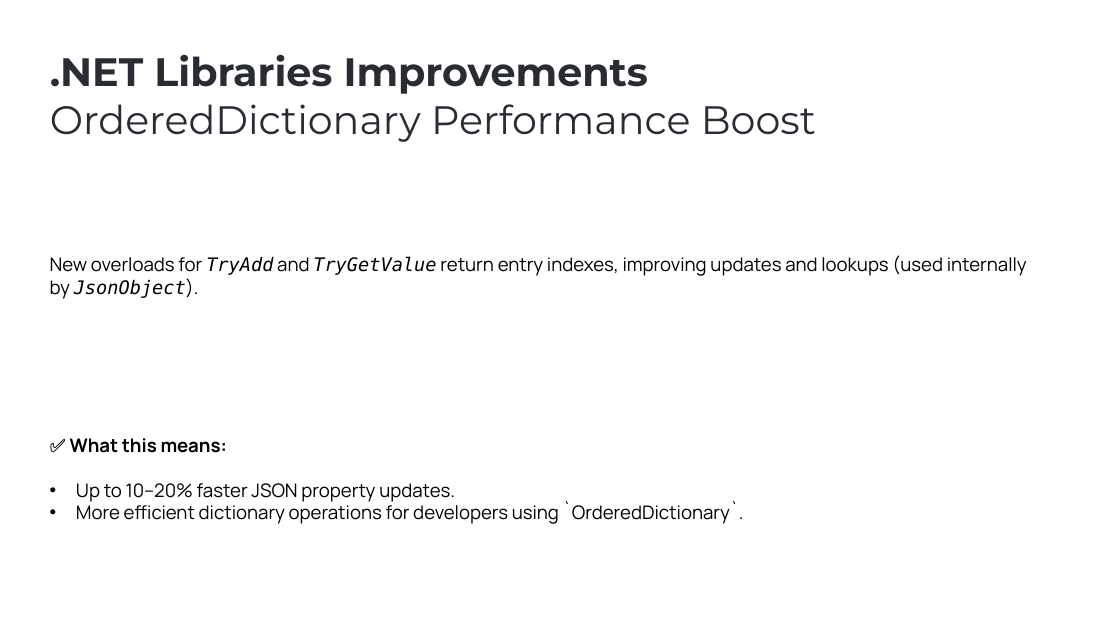
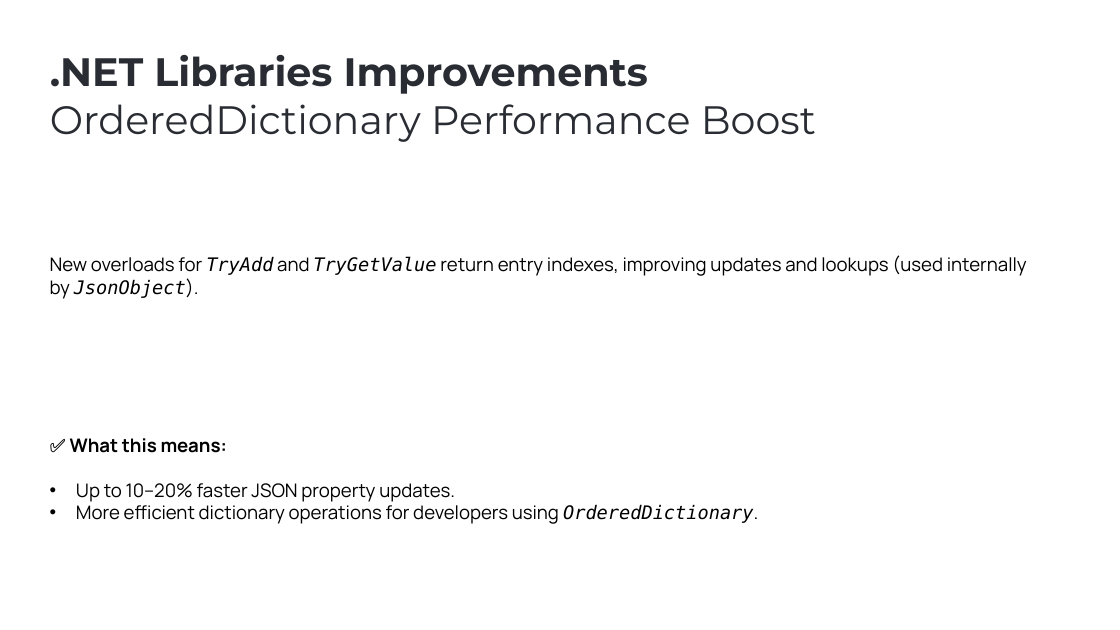
Before and after one commit to ebicoglu/presentations, a slide deck: slide 11 of abp-community-talks-2025.09.pptx. Drawn at 1120x630 pixels with LibreOffice and Linux fonts; fonts in the diff are those of the drawing; background and template pictures are left out. Boxes give left, top, right and bottom in pixels: in the first picture for what was removed or moved away, otherwise in the second. Text is boxed around its words. In the diff, an @@ line names an element or a change of style, - is before the commit and + after.

```diff
--- a/abp-community-talks-2025.09.pptx
+++ b/abp-community-talks-2025.09.pptx
@@ text at (x1=76, y1=504, x2=758, y2=524): text changed @@
-• More efficient dictionary operations for developers using `OrderedDictionary`.
+• More efficient dictionary operations for developers using OrderedDictionary.
```
Also in this commit, not shown: 1 other slide changed.
